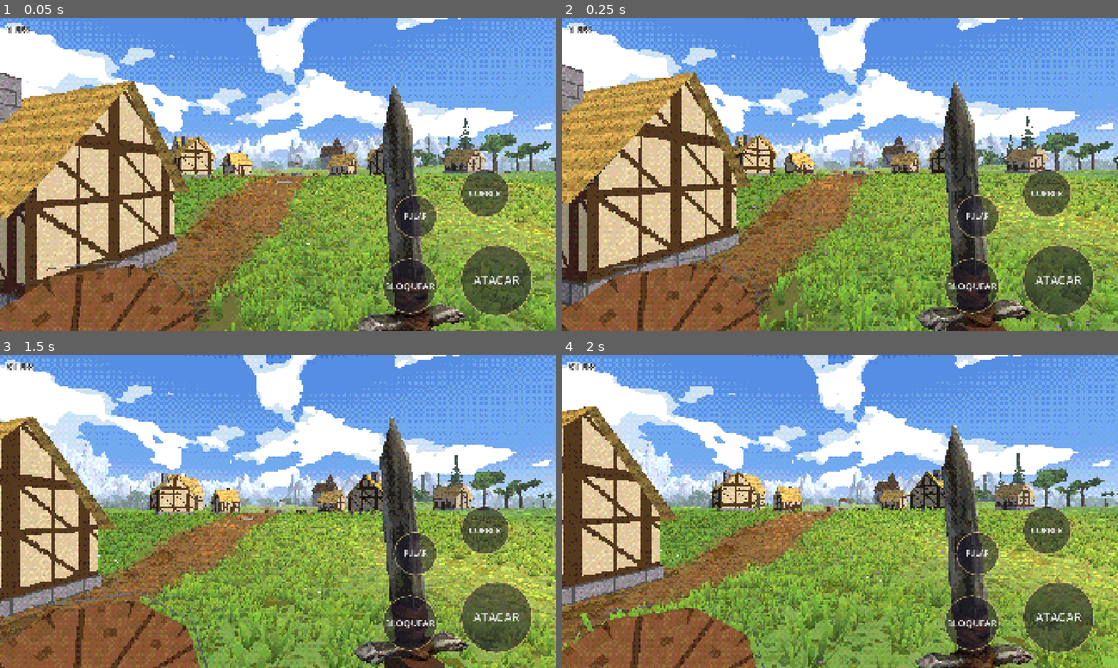
Above: before the commit, frames 1-4 (two rows, left to right).
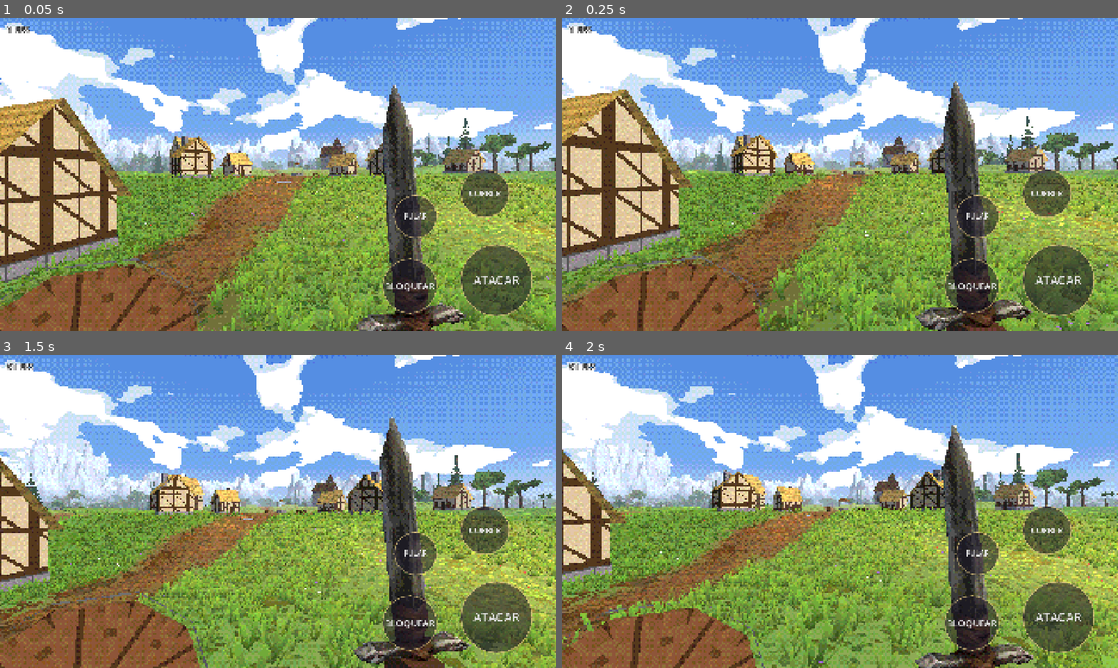
Above: after the commit, the same moments.

Repository: rhfazeredo-ops/Dallarian
Game: Godot game, scene res://cenas/mundo.tscn
Two runs of this game, one before a commit and one after it. Both use one fixed random seed, a clock stepped at 60 frames per second and the inputs below.
Inputs (mouse positions are in pixels of both pictures, inside the frame that each line leads up to):
- Up to frame 1 (0.05 s): no input
- Up to frame 2 (0.25 s): no input
- Up to frame 3 (1.5 s): tap Enter at 0.5 s; move the mouse to (400, 495) at 0.52 s; hold Right (ui_right) 0.53-1.25 s; hold Shift 0.53-1.25 s; click (400, 495) at 0.67 s; tap Space at 0.77 s; drag from (166, 527) to (250, 574) at 1.27 s
- Up to frame 4 (2 s): no input

The runs differ from the first frame. In frame 1, 25% of the frame differs, in the area x 0-100%, y 17-100%; in frame 2, 26%, in the area x 0-100%, y 14-100%; in frame 3, 14%; in frame 4, 15%.

Commit message:
Nenhuma construção em cima da estrada
- Toda casa (e celeiro, taverna, igreja, casas do porto, serraria) e todo campo com cerca é empurrado para
  fora da estrada até sobrar 1,5 m da beira, antes de aplanar o chão.
- Estavam na estrada: 2 casas da vila, 1 casa do porto, a serraria e um campo; o pátio da serraria agora fica
  no fim da estrada.
- Teste --estrada: 0 construções na estrada; vãos no chão continuam em 0,13 m no máximo.

Co-Authored-By: Claude Opus 5.5 <noreply@anthropic.com>
Claude-Session: https://claude.ai/code/session_01WFSuYSG1mTsBiEAWeNGYj8

Diff:
--- a/godot/scripts/mundo.gd
+++ b/godot/scripts/mundo.gd
@@ -48,6 +48,7 @@
 	controles = Controles.new(); var cl := CanvasLayer.new(); add_child(cl); cl.add_child(controles)
 	jogador.controles = controles
 	_musica()
+	if args.has("estrada"): _checar_estrada(); get_tree().quit(); return
 	if args.has("checar"): _checar_chao()
 	if args.has("shot"): _modo_teste()
 
@@ -152,7 +153,8 @@
 	# igreja de pedra com torre
 	var ig := Vector2(18, -40); var ang_ig := atan2(-ig.x, -ig.y)
 	_casa(Vector3(ig.x, altura(ig.x, ig.y) - 0.2, ig.y), ang_ig, 7.5, 12.0, 5.0, mat("pedra"), mat("madeira", 1.0, Color(0.55, 0.5, 0.55)))
-	var torre := Vector3(ig.x, 0, ig.y) + Vector3(0, 0, -7.5).rotated(Vector3.UP, ang_ig)
+	var pig: Vector3 = casas[casas.size() - 1][0]
+	var torre := Vector3(pig.x, 0, pig.z) + Vector3(0, 0, -7.5).rotated(Vector3.UP, ang_ig)
 	torre.y = reg.aplanar(Vector2(torre.x, torre.z), Vector2(2.4, 2.4), -ang_ig, 3.0) - 0.3
 	var mesh := ArrayMesh.new(); var st := SurfaceTool.new(); st.begin(Mesh.PRIMITIVE_TRIANGLES)
 	_caixa(st, Vector3(0, 5.0, 0), Vector3(3.6, 10.0, 3.6)); st.set_material(mat("pedra")); st.commit(mesh)
@@ -314,6 +316,9 @@
 func _fazendas() -> void:
 	var rng := RandomNumberGenerator.new(); rng.seed = 8
 	for cp in reg.campos:
+		var livre := _longe_da_estrada(Vector2(cp[0], cp[1]), Vector2(cp[2] + 2, cp[3] + 2) * 0.5, -deg_to_rad(cp[4]))
+		cp[0] = livre.x; cp[1] = livre.y
+	for cp in reg.campos:
 		var c := Vector2(cp[0], cp[1]); var ang := deg_to_rad(cp[4])
 		lugares.append([c, max(cp[2], cp[3]) * 0.55])
 		_cerca(c, Vector2(cp[2] + 2, cp[3] + 2), ang)
@@ -410,7 +415,7 @@
 	lugares.append([c, 18.0])
 
 func _serraria() -> void:
-	var c := Vector2(282, -152); var y := reg.aplanar(c, Vector2(14.0, 12.0), 0.0, 5.0)
+	var c := Vector2(286, -170); var y := reg.aplanar(c, Vector2(14.0, 12.0), 0.0, 5.0)   # a estrada chega na beira do pátio
 	_casa(Vector3(c.x, y - 0.2, c.y), 0.4, 7.0, 5.0, 2.8, mat("madeira"), mat("madeira", 1.0, Color(0.6, 0.55, 0.5)))
 	var st := _st()
 	for pilha in [[8.0, 4.0], [9.0, -5.0], [-8.0, 6.0]]:
@@ -492,6 +497,8 @@
 
 func _casa(pos: Vector3, ang: float, w: float, d: float, h: float, parede: Material = null, telhado: Material = null) -> void:
 	var x := w / 2.0; var z := d / 2.0; var cume := h + w * 0.55; var beiral := 0.45
+	var livre := _longe_da_estrada(Vector2(pos.x, pos.z), Vector2(x + 0.5, z + 0.5), ang)   # nunca em cima da estrada
+	pos.x = livre.x; pos.z = livre.y
 	pos.y = reg.aplanar(Vector2(pos.x, pos.z), Vector2(x + 0.8, z + 0.8), -ang, 4.0) - 0.05
 	var mesh := ArrayMesh.new()
 	# paredes (com as empenas triangulares) — textura enxaimel a cada 2 m
@@ -586,6 +593,47 @@
 	if ate > 0.0: mi.visibility_range_end = ate; mi.visibility_range_end_margin = 4.0
 	raiz.add_child(mi); return mi
 
+# teste: lista construções e campos em cima da estrada (pontos da área a menos de 2,6 m do meio da estrada)
+func _checar_estrada() -> void:
+	var ruins := 0
+	for c in casas:
+		var p: Vector3 = c[0]
+		var d := _pior_estrada(Vector2(p.x, p.z), Vector2(c[2], c[3]) * 0.5, c[1])
+		if d < 3.0: ruins += 1; print("CASA na estrada: %s  folga %.1f m" % [Vector2(p.x, p.z), d - 2.6])
+	for cp in reg.campos:
+		var d := _pior_estrada(Vector2(cp[0], cp[1]), Vector2(cp[2] + 2, cp[3] + 2) * 0.5, -deg_to_rad(cp[4]))
+		if d < 3.0: ruins += 1; print("CAMPO na estrada: %s  folga %.1f m" % [Vector2(cp[0], cp[1]), d - 2.6])
+	for pl in reg.planos:
+		var d := _pior_estrada(pl[0], pl[1] - Vector2(1, 1), -pl[2])
+		if d < 3.0: ruins += 1; print("PLANO na estrada: %s  folga %.1f m" % [pl[0], d - 2.6])
+	print("na estrada: %d" % ruins)
+
+# empurra um retângulo para longe da estrada até sobrar "folga" metros entre ele e a beira da estrada
+func _longe_da_estrada(c: Vector2, meia: Vector2, ang: float, folga := 1.5) -> Vector2:
+	var precisa := 2.6 + folga
+	for it in 120:
+		var pior := INF; var ponto := c
+		for j in 5: for i in 5:
+			var q: Vector2 = c + (Vector2(lerp(-1.0, 1.0, i / 4.0), lerp(-1.0, 1.0, j / 4.0)) * meia).rotated(-ang)
+			var dq := reg.dist_estrada(q.x, q.y)
+			if dq < pior: pior = dq; ponto = q
+		if pior >= precisa: return c
+		var e := 0.6
+		var g := Vector2(reg.dist_estrada(ponto.x + e, ponto.y) - reg.dist_estrada(ponto.x - e, ponto.y),
+			reg.dist_estrada(ponto.x, ponto.y + e) - reg.dist_estrada(ponto.x, ponto.y - e))
+		if g.length() < 0.001: g = (c - ponto)
+		if g.length() < 0.001: g = Vector2(1, 0)
+		c += g.normalized() * 0.5
+	return c
+
+# menor distância do meio da estrada a um retângulo (centro, meia medida, ângulo como rotation.y)
+func _pior_estrada(c: Vector2, meia: Vector2, ang: float) -> float:
+	var pior := INF
+	for j in 5: for i in 5:
+		var q: Vector2 = c + (Vector2(lerp(-1.0, 1.0, i / 4.0), lerp(-1.0, 1.0, j / 4.0)) * meia).rotated(-ang)
+		pior = minf(pior, reg.dist_estrada(q.x, q.y))
+	return pior
+
 # teste: mede o vão entre o piso de cada construção e o terreno de verdade (cantos e meio das bordas)
 func _checar_chao() -> void:
 	var pior := 0.0; var ruins := 0
Not shown, changed: .claude/skills/time-jogos-godot/tecnicas.md
